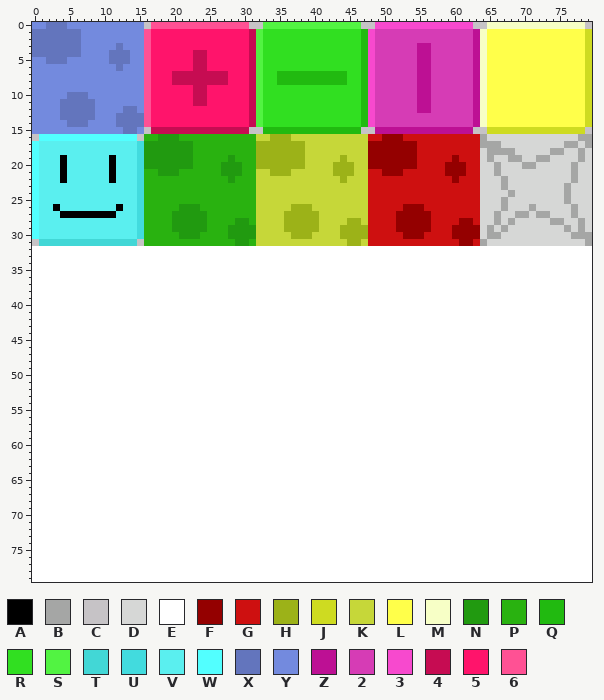
Two versions of one sprite sheet, Source/Graphics/TileSheet.png. The first picture shows the starting point.
The file is 80x80 pixels.
Palette (. is transparent): A #000000  B #a5a6a5  C #c6c3c6  D #d6d7d6  E #ffffff  F #940000  G #ce1010  H #9cb218  J #cedb21  K #c6d739  L #ffff4a  M #f7ffc6  N #219a10  P #29b210  Q #21ba10  R #31df21  S #52f342  T #42d7d6  U #42dbde  V #5aefef  W #52ffff  X #6375bd  Y #738ade  Z #bd1094  2 #d63cb5  3 #f749ce  4 #c60c52  5 #ff146b  6 #ff5194
The result:
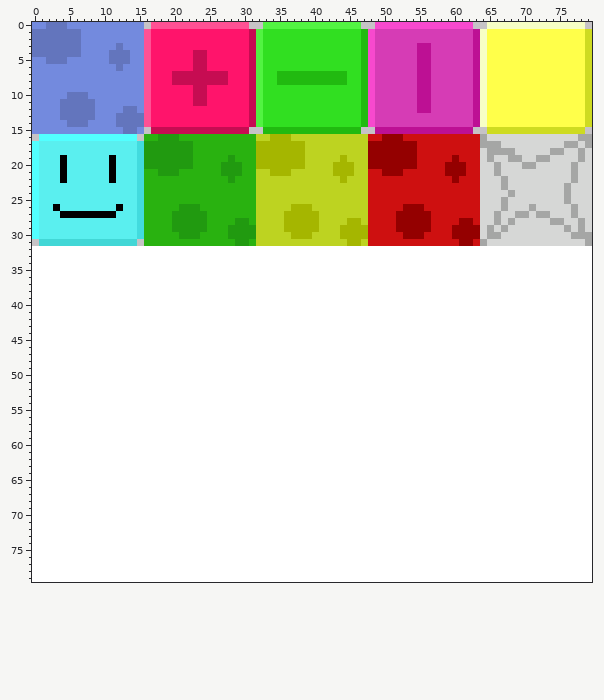
From the commit log: Updated graphics one more time, tweaking the yellow wall color so UI text shows up better on it
From old to new:
@@ palette @@
-H #9cb218
+H #a5b600
-K #c6d739
+K #bdd321
Pixel boxes of the changes (left, top, right, bottom) in both pictures:
changed: (256, 134, 368, 246)
